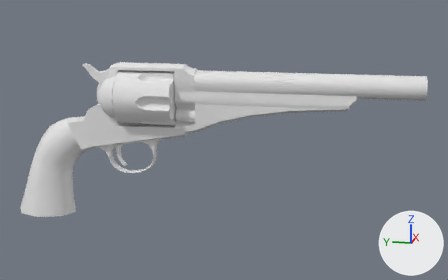
What one commit did to the FBX model Art/Animations/WEP_Repeater_Revolver_Animations_001/WEP_Revolver_Repeater_Animations_Fancy_Shoots_001.fbx.
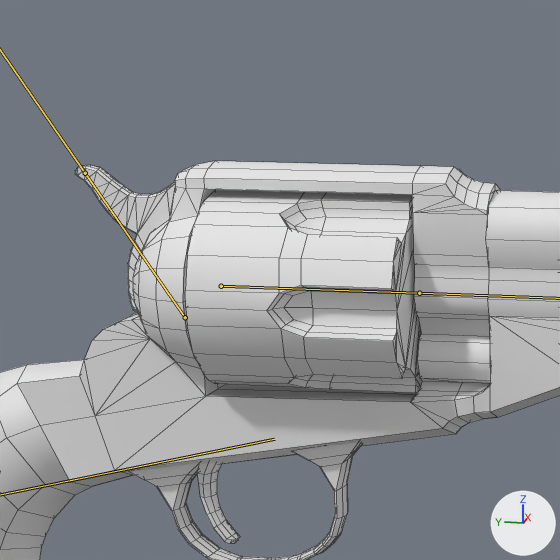
There are two pictures of each version: one whole from a 50 mm lens placed at (-0.709, -0.36, 0.103), pointed at (0.006, -0.217, -0.076), one close up on the part from 14% to 48% of the width and 7% to 61% of the height. Lighting does not change. The marker at lower right points along +X, +Y and +Z. Both versions are drawn at frame 1 of the action 'Armature|Action'; the numbers are the values there. The bones that bend it are drawn over the model as lines in the close-ups. The close-ups show mesh edges as thin lines.

Names of what the first close-up shows: 'Revolver'.
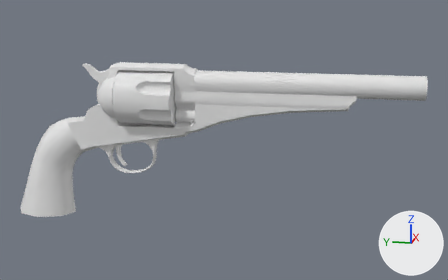
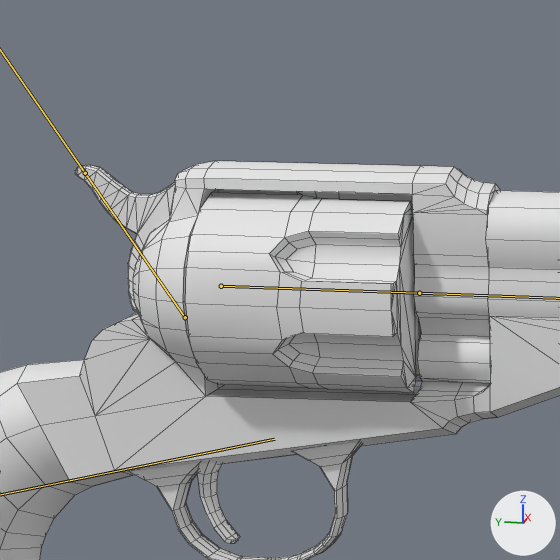
What the commit changed:
Bone 'Cilinder' (bone_cilinder) turns from (0, 153, 0) to (0, 0, 0) degrees about its own x, y and z.

Boxes [x1, y1, x2, y2] around the edits, measured in the close-ups (560 x 560 px):
'Revolver', posed: [0, 161, 560, 560] in both
